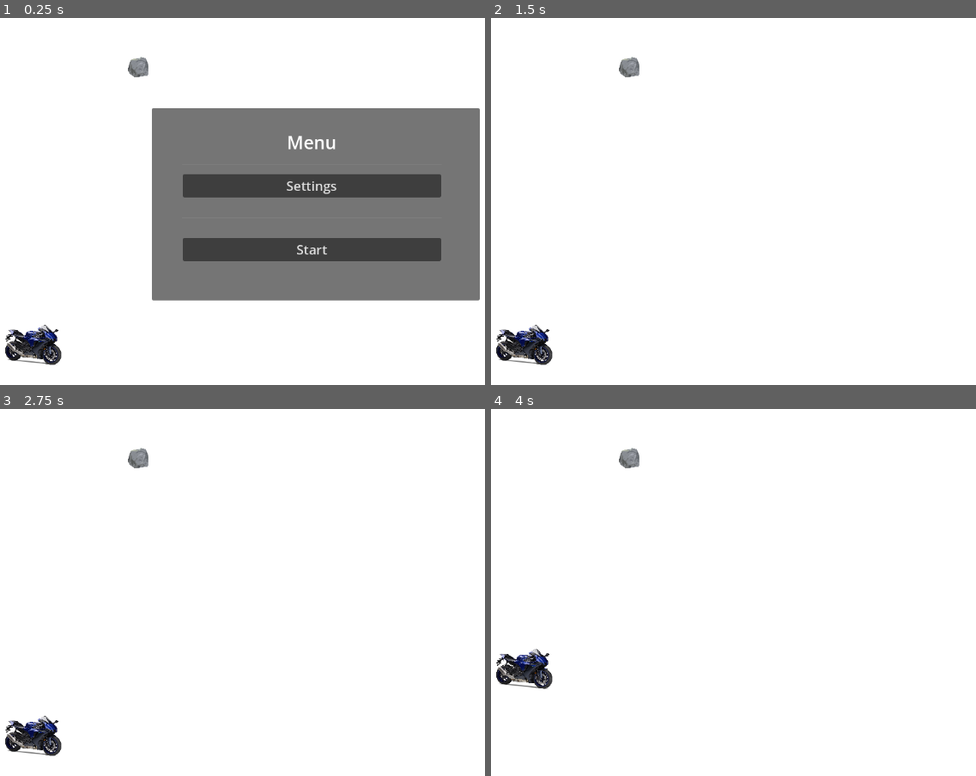
Above: before the commit, frames 1-4 (two rows, left to right).
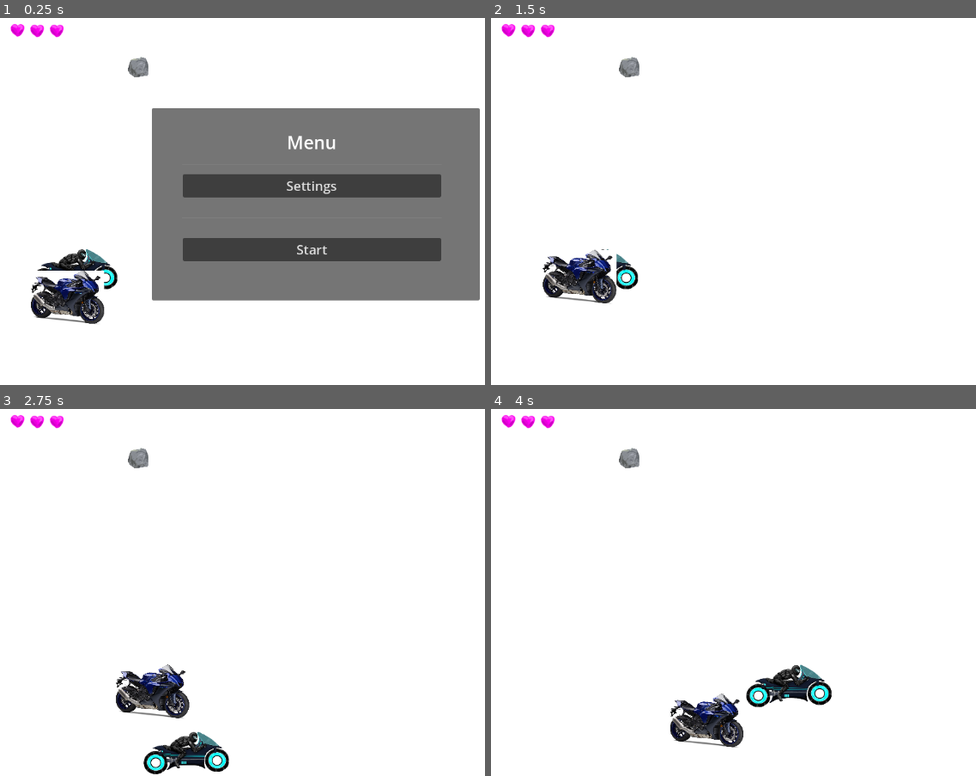
Above: after the commit, the same moments.

Repository: zino212/godot-game-creation
Game: Godot game, scene res://main.tscn
The game is run twice, just before and just after one commit, with the same random seed, the same clock (stepped at 60 frames per second) and the same inputs.
Inputs:
- Up to frame 1 (0.25 s): no input
- Up to frame 2 (1.5 s): click "Start" at 0.5 s; tap Enter at 1.25 s; hold Right (move_right, bound only after the commit) from 1.28 s (still down)
- Up to frame 3 (2.75 s): release Right (move_right, bound only after the commit) at 2.03 s; hold Down (move_down) from 2.03 s (still down)
- Up to frame 4 (4 s): release Down (move_down) at 2.78 s; hold Right (move_right, bound only after the commit) 2.78-3.53 s; hold Up (move_up) from 3.53 s (still down)

The runs differ from the first frame. In frame 1, 3.4% of the frame differs, in the area x 1-25%, y 1-95%; in frame 2, 3.0%; in frame 3, 3.9%; in frame 4, 4.0%, in the area x 1-71%, y 1-93%.

Commit message:
Added lives.png + enemy code

Diff:
--- /dev/null
+++ b/Health Bar.gd
@@ -0,0 +1,7 @@
+extends Node2D
+
+
+# Called when the node enters the scene tree for the first time.
+func _ready():
+	get_node("Life2").hide()
+	get_node("Life1").hide()
--- a/Player.gd
+++ b/Player.gd
@@ -2,6 +2,25 @@
 
 @export var speed = 400
 var screen_size
+
+signal damaged
+signal killed
+
+const HP_MAX = 100.0
+var hp = HP_MAX
+
+func take_damage(impact):
+	impact = clamp(impact, 0.0, 1.0)
+	var damage = HP_MAX * impact
+	var prev_hp = hp
+	hp -= damage
+	hp = clamp(hp, 0, HP_MAX)
+
+	if prev_hp != hp:
+		emit_signal("damaged", damage)
+
+	if hp <= 0.0:
+		emit_signal("killed")
 
 # Called when the node enters the scene tree for the first time.
 func _ready():
@@ -9,10 +28,15 @@
 
 func _process(delta):
 	var velocity = Vector2.ZERO # The player's movement vector.
+	if Input.is_action_pressed("move_right"):
+		velocity.x += 250
+	if Input.is_action_pressed("move_left"):
+		velocity.x -= 250
 	if Input.is_action_pressed("move_down"):
 		velocity.y += 250
 	if Input.is_action_pressed("move_up"):
 		velocity.y -= 250
 
 	position += velocity * delta
-	position.y = clamp(position.y, screen_size.y/2, screen_size.y - 100)
+	position.x = clamp(position.x, 0, screen_size.x)
+	position.y = clamp(position.y, screen_size.y/2 + 60, screen_size.y - 30)
--- a/Player.tscn
+++ b/Player.tscn
@@ -1,21 +1,20 @@
 [gd_scene load_steps=4 format=3 uid="uid://dv0p0cj8x48h3"]
 
-[ext_resource type="Texture2D" uid="uid://b8rkh0bq70suv" path="res://Placeholder.jpg" id="1_55tf8"]
 [ext_resource type="Script" path="res://Player.gd" id="1_cm5wk"]
+[ext_resource type="Texture2D" uid="uid://c3uhrc7fxdly6" path="res://Project_Player1.png" id="2_exg3n"]
 
 [sub_resource type="RectangleShape2D" id="RectangleShape2D_6g4q3"]
-size = Vector2(92, 66)
+size = Vector2(109, 58)
 
 [node name="Player" type="Area2D"]
-position = Vector2(43, 548)
+position = Vector2(166, 464)
 script = ExtResource("1_cm5wk")
-metadata/_edit_group_ = true
 
 [node name="Sprite2D" type="Sprite2D" parent="."]
-position = Vector2(49, 33)
-scale = Vector2(0.118125, 0.106132)
-texture = ExtResource("1_55tf8")
+position = Vector2(3.05176e-05, -0.999939)
+scale = Vector2(0.387396, 0.375566)
+texture = ExtResource("2_exg3n")
 
 [node name="CollisionShape2D" type="CollisionShape2D" parent="."]
-position = Vector2(47, 34)
+position = Vector2(1, -1)
 shape = SubResource("RectangleShape2D_6g4q3")
--- /dev/null
+++ b/enemy.gd
@@ -0,0 +1,12 @@
+extends CharacterBody2D
+
+var speed = 100
+var player_position
+var target_position
+@onready var player = get_parent().get_node("Player")
+
+func _physics_process(_delta):
+	player_position = player.position
+	velocity = position.direction_to(player_position) * speed
+	if position.distance_to(player_position) > 3:
+		move_and_slide()
--- /dev/null
+++ b/enemy.tscn
@@ -0,0 +1,22 @@
+[gd_scene load_steps=4 format=3 uid="uid://d1al14o0ndgh4"]
+
+[ext_resource type="Script" path="res://enemy.gd" id="1_ifmxj"]
+[ext_resource type="Texture2D" uid="uid://b8rkh0bq70suv" path="res://Placeholder.jpg" id="1_ink46"]
+
+[sub_resource type="RectangleShape2D" id="RectangleShape2D_a2qvy"]
+size = Vector2(119.5, 84)
+
+[node name="Enemy" type="CharacterBody2D"]
+position = Vector2(136, 521)
+collision_mask = 0
+script = ExtResource("1_ifmxj")
+metadata/_edit_group_ = true
+
+[node name="Sprite2D" type="Sprite2D" parent="."]
+position = Vector2(2.00006, 2)
+scale = Vector2(0.154375, 0.142296)
+texture = ExtResource("1_ink46")
+
+[node name="CollisionShape2D" type="CollisionShape2D" parent="."]
+position = Vector2(1, -1)
+shape = SubResource("RectangleShape2D_a2qvy")
--- /dev/null
+++ b/health_bar.tscn
@@ -0,0 +1,20 @@
+[gd_scene load_steps=5 format=3 uid="uid://c15a6yvms4nne"]
+
+[ext_resource type="Script" path="res://Health Bar.gd" id="1_hkitq"]
+[ext_resource type="Texture2D" uid="uid://btbgwnae8tupk" path="res://Lives3.png" id="2_t13th"]
+[ext_resource type="Texture2D" uid="uid://c7vsisbe0tpyp" path="res://Lives2.png" id="3_ctffm"]
+[ext_resource type="Texture2D" uid="uid://csg46ufemmqdv" path="res://Lives1.png" id="4_4u5u8"]
+
+[node name="Health Bar" type="Node2D"]
+position = Vector2(97, 55)
+script = ExtResource("1_hkitq")
+metadata/_edit_group_ = true
+
+[node name="Life3" type="Sprite2D" parent="."]
+texture = ExtResource("2_t13th")
+
+[node name="Life2" type="Sprite2D" parent="."]
+texture = ExtResource("3_ctffm")
+
+[node name="Life1" type="Sprite2D" parent="."]
+texture = ExtResource("4_4u5u8")
--- a/hud.gd
+++ b/hud.gd
@@ -7,7 +7,7 @@
 	visible = true
 
 # Called every frame. 'delta' is the elapsed time since the previous frame.
-func _process(delta):
+func _process(_delta):
 	if Input.is_action_just_pressed("escape"):
 		push_escape()
 
--- /dev/null
+++ b/main.gd
@@ -0,0 +1,11 @@
+extends Node
+
+
+# Called when the node enters the scene tree for the first time.
+func _ready():
+	pass # Replace with function body.
+
+
+# Called every frame. 'delta' is the elapsed time since the previous frame.
+func _process(delta):
+	pass
--- a/main.tscn
+++ b/main.tscn
@@ -1,10 +1,14 @@
-[gd_scene load_steps=4 format=3 uid="uid://bfrdw5t6y3i42"]
+[gd_scene load_steps=7 format=3 uid="uid://bfrdw5t6y3i42"]
 
 [ext_resource type="PackedScene" uid="uid://dv0p0cj8x48h3" path="res://Player.tscn" id="1_aso1r"]
+[ext_resource type="Script" path="res://main.gd" id="1_e05ru"]
+[ext_resource type="PackedScene" uid="uid://d1al14o0ndgh4" path="res://enemy.tscn" id="2_7x332"]
 [ext_resource type="PackedScene" uid="uid://cvkqywnnb18xr" path="res://obstacle.tscn" id="2_j0mih"]
 [ext_resource type="PackedScene" uid="uid://bl7ovft0dcrrw" path="res://hud.tscn" id="3_d3w67"]
+[ext_resource type="PackedScene" uid="uid://c15a6yvms4nne" path="res://health_bar.tscn" id="5_qvvs7"]
 
 [node name="Main" type="Node"]
+script = ExtResource("1_e05ru")
 
 [node name="ColorRect" type="ColorRect" parent="."]
 anchors_preset = 15
@@ -15,8 +19,14 @@
 
 [node name="Player" parent="." instance=ExtResource("1_aso1r")]
 
+[node name="Enemy" parent="." instance=ExtResource("2_7x332")]
+
 [node name="Obstacle" parent="." instance=ExtResource("2_j0mih")]
 position = Vector2(268, 114)
 
 [node name="HUD" parent="." instance=ExtResource("3_d3w67")]
 visible = false
+
+[node name="Health Bar" parent="." instance=ExtResource("5_qvvs7")]
+
+[editable path="Player"]
--- a/project.godot
+++ b/project.godot
@@ -32,3 +32,13 @@
 "events": [Object(InputEventKey,"resource_local_to_scene":false,"resource_name":"","device":-1,"window_id":0,"alt_press …(182 unchanged characters)…
 ]
 }
+move_right={
+"deadzone": 0.5,
+"events": [Object(InputEventKey,"resource_local_to_scene":false,"resource_name":"","device":-1,"window_id":0,"alt_pressed":false,"shift_pressed":false,"ctrl_pressed":false,"meta_pressed":false,"pressed":false,"keycode":0,"physical_keycode":4194321,"key_label":0,"unicode":0,"echo":false,"script":null)
+]
+}
+move_left={
+"deadzone": 0.5,
+"events": [Object(InputEventKey,"resource_local_to_scene":false,"resource_name":"","device":-1,"window_id":0,"alt_pressed":false,"shift_pressed":false,"ctrl_pressed":false,"meta_pressed":false,"pressed":false,"keycode":0,"physical_keycode":4194319,"key_label":0,"unicode":0,"echo":false,"script":null)
+]
+}
Binary file added: Lives1.png
Not shown, added: Lives1.png.import
Binary file added: Lives2.png
Not shown, added: Lives2.png.import
Binary file added: Lives3.png
Not shown, added: Lives3.png.import
Binary file added: Project_Player1.png
Not shown, added: Project_Player1.png.import
Not shown, added: ene2645.tmp
Not shown, added: ene2F9.tmp
